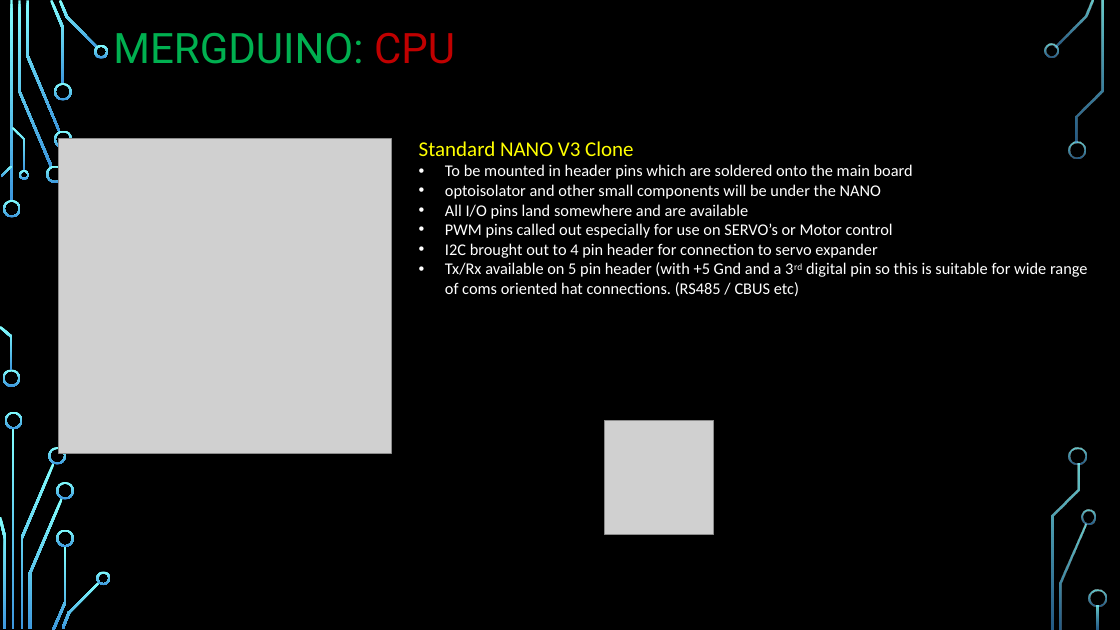
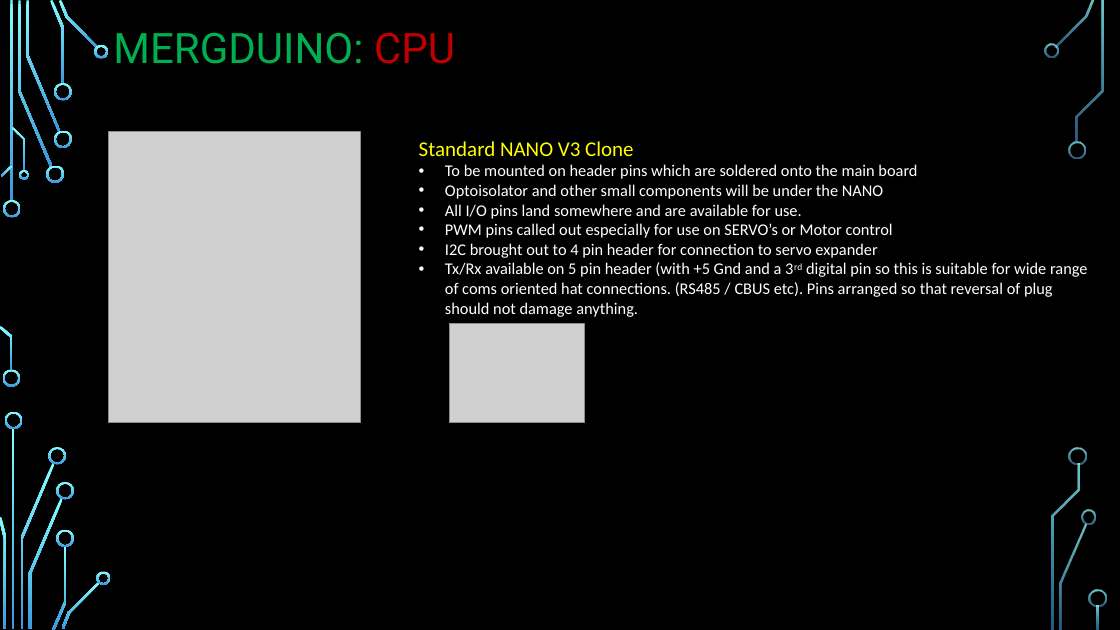
Before and after one commit to Alan-Lomax/MERG-SIG-Presentations, a slide deck: slide 7 of Practical Arduino - Ground Up.pptx. Drawn at 1120x630 pixels with LibreOffice and Linux fonts; fonts in the diff are those of the drawing; grey boxes stand for pictures; background and template pictures are left out. Boxes give left, top, right and bottom in pixels: in the first picture for what was removed or moved away, otherwise in the second. Text is boxed around its words. In the diff, an @@ line names an element or a change of style, - is before the commit and + after.

```diff
--- a/Practical Arduino - Ground Up.pptx
+++ b/Practical Arduino - Ground Up.pptx
@@ picture: place and size @@
-picture at box(59, 139, 392, 454)
+picture at box(108, 131, 360, 423)
@@ text at box(445, 164, 917, 219): text changed @@
-• To be mounted in header pins which are soldered onto the main board
-• optoisolator and other small components will be under the NANO
-• All I/O pins land somewhere and are available
+• To be mounted on header pins which are soldered onto the main board
+• Optoisolator and other small components will be under the NANO
+• All I/O pins land somewhere and are available for use.
@@ text at box(445, 262, 1087, 317): text changed @@
-• Tx/Rx available on 5 pin header (with +5 Gnd and a 3rd digital pin so this is suitable for wide range of coms oriented hat connections. (RS485 / CBUS etc)
+• Tx/Rx available on 5 pin header (with +5 Gnd and a 3rd digital pin so this is suitable for wide range of coms oriented hat connections. (RS485 / CBUS etc). Pins arranged so that reversal of plug should not damage anything.
@@ picture added at box(450, 323, 584, 423) @@
@@ picture removed at box(604, 421, 713, 534) @@
```
Also in this commit, not shown: 4 other slides changed.
